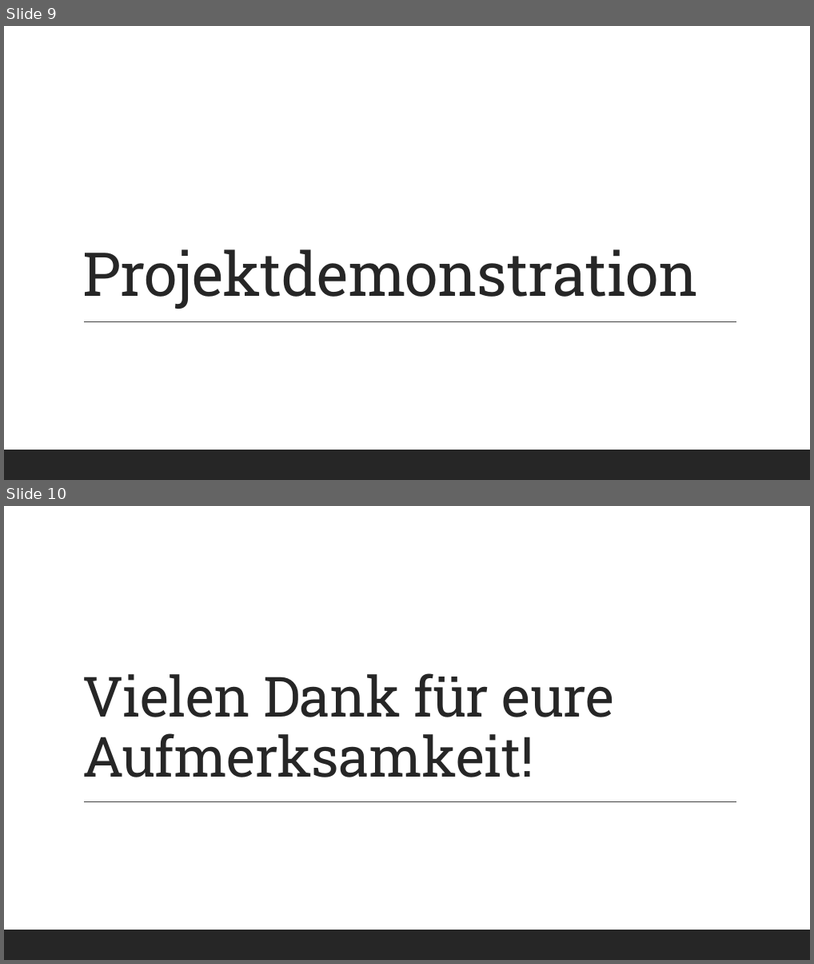
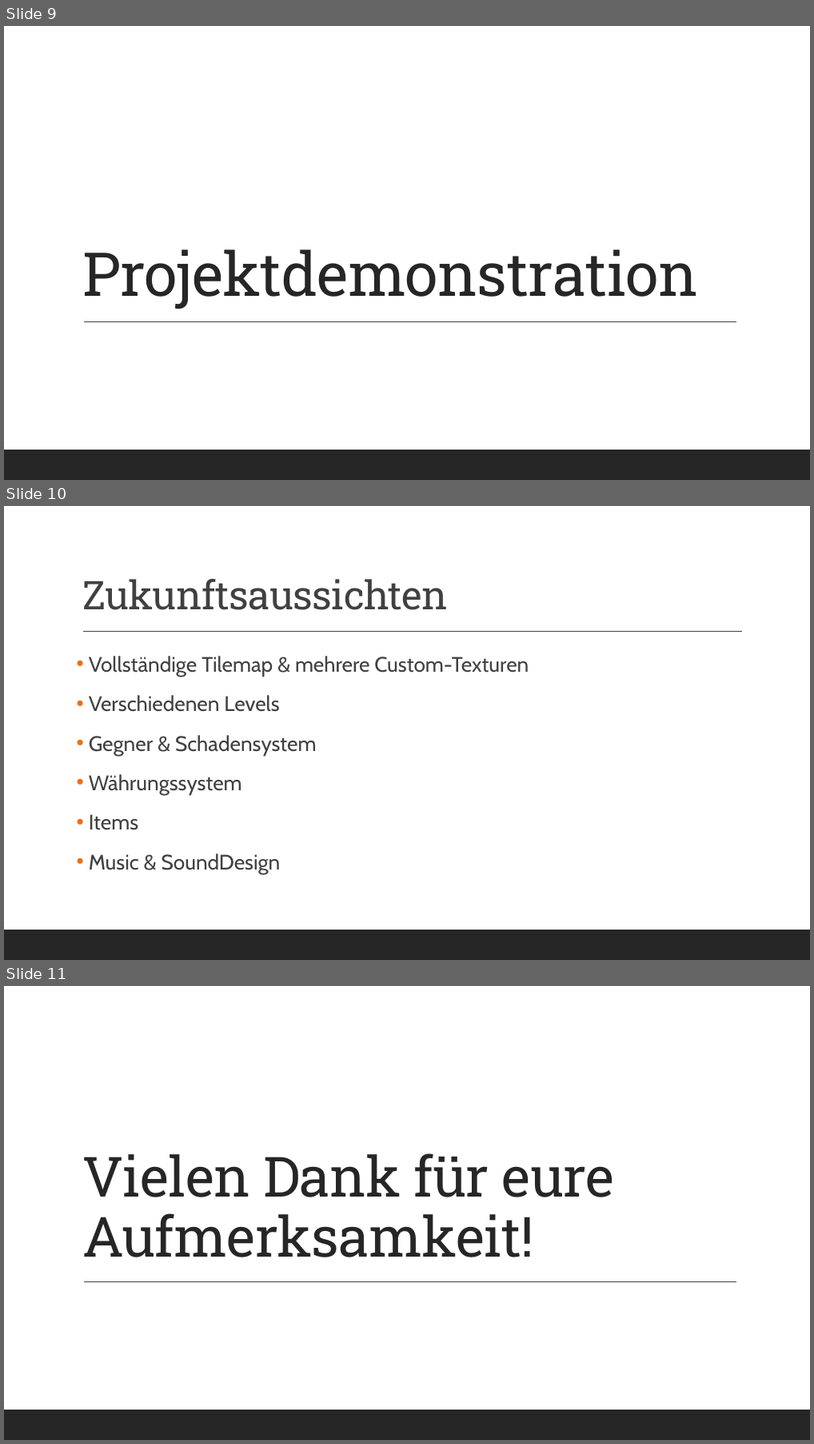
Before and after one commit to jonasaberger/EscapeTheLore, a slide deck: Docs/11_Zwischenpräsentation.pptx. Shown one above the other, each under a label of ours: slides 9 and 10 before the commit, slides 9, 10 and 11 after it. The pictures are 814x964 and 814x1444 pixels, drawn with LibreOffice and Linux fonts; fonts in the diff are those of the drawing. Boxes give left, top, right and bottom in pixels: in the first picture for what was removed or moved away, otherwise in the second. Text is boxed around its words. In the diff, an @@ line names an element or a change of style, - is before the commit and + after.

```diff
--- a/Docs/11_Zwischenpräsentation.pptx
+++ b/Docs/11_Zwischenpräsentation.pptx
@@ slide 10 added at <box>4,506,810,960</box>, background #FFFFFF; not listed: 1 template element that a slide beside it also shows @@
@@ title added at <box>82,579,448,610</box>, 47 pt, text #404040 @@
+Zukunftsaussichten
@@ line added from (83, 632) to (742, 632), #404040 1 pt @@
@@ text added at <box>89,656,529,874</box>, 25 pt, text #404040 @@
+• Vollständige Tilemap & mehrere Custom-Texturen
+• Verschiedenen Levels
+• Gegner & Schadensystem
+• Währungssystem
+• Items
+• Music & SoundDesign
@@ what was slide 10 is now slide 11 @@
```
Also in this commit, not shown: 2 slides changed, 1 other slide added, 1 slide removed.
